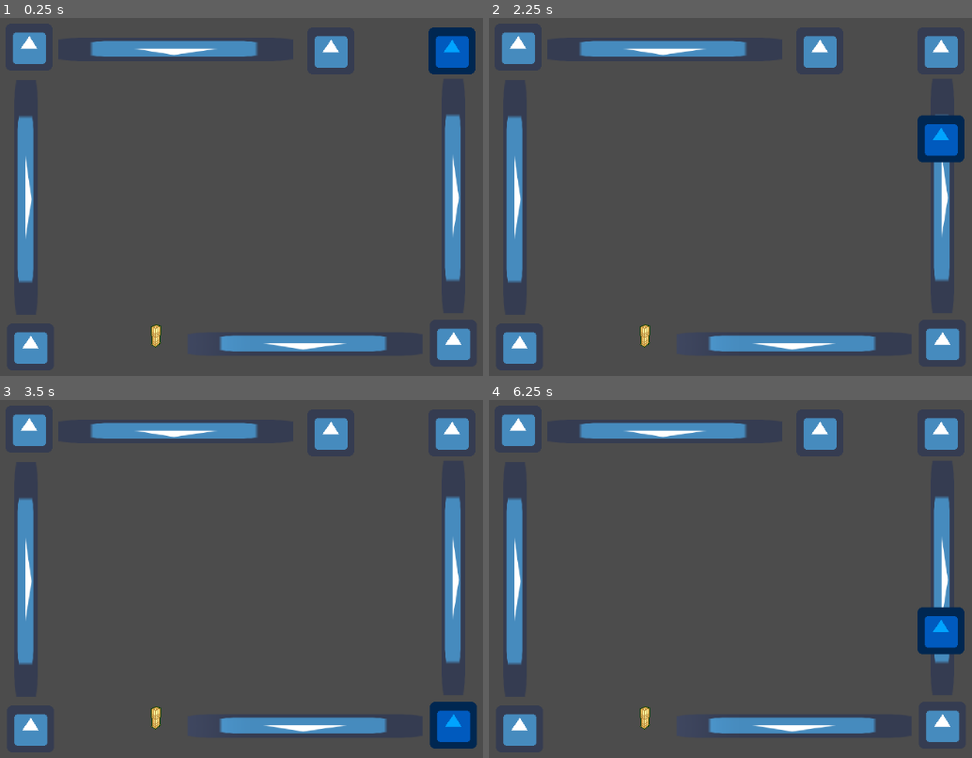
Above: before the commit, frames 1-4 (two rows, left to right).
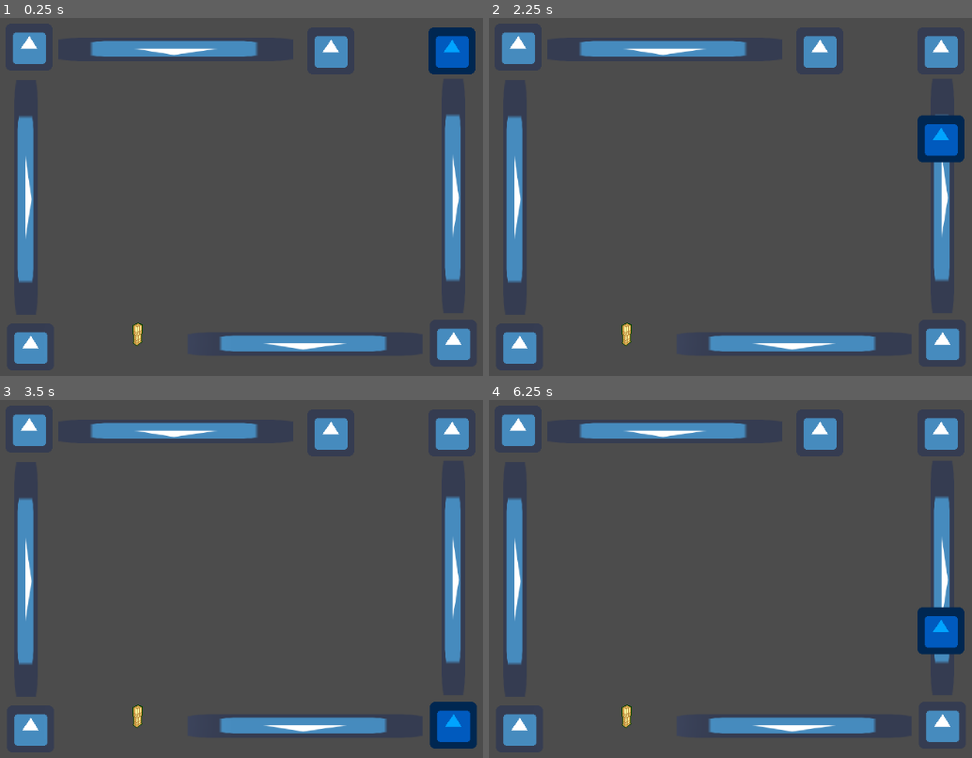
Above: after the commit, the same moments.

Repository: Triggered41/GoGodotJam
Game: Godot game, scene res://Levels/Node2D.tscn
Two runs of this game, one before a commit and one after it. Both use one fixed random seed, a clock stepped at 60 frames per second and the inputs below. The engine's default icon, where the game draws it, is replaced by a stand-in: a white triangle on a blue panel in a dark square.
Inputs (mouse positions are in pixels of both pictures, inside the frame that each line leads up to):
- Up to frame 1 (0.25 s): no input
- Up to frame 2 (2.25 s): tap Enter at 0.5, 2 s; move the mouse to (943, 50) at 0.52 s; hold Right (ui_right) 0.53-1.28 s; click (943, 50) at 0.6 s; tap Space at 1.25 s; move the mouse to (604, 225) at 1.27 s; hold Down (ui_down) 1.28-2.03 s; click (604, 225) at 1.35 s; move the mouse to (831, 107) at 2.02 s; hold Right (ui_right) from 2.03 s (still down); click (831, 107) at 2.1 s
- Up to frame 3 (3.5 s): move the mouse to (227, 675) at 2.77 s; release Right (ui_right) at 2.78 s; hold Up (ui_up) from 2.78 s (still down); click (227, 675) at 2.85 s
- Up to frame 4 (6.25 s): tap Space at 3.5, 5.75 s; move the mouse to (outside the picture) at 3.52 s; release Up (ui_up) at 3.53 s; hold Left (ui_left) 3.53-5.03 s; click (outside the picture) at 3.6 s; move the mouse to (532, 521) at 4.27 s; click (532, 521) at 4.35 s; tap Enter at 5 s; move the mouse to (793, 586) at 5.02 s; hold Down (ui_down) 5.03-5.78 s; click (793, 586) at 5.1 s; move the mouse to (643, 475) at 5.77 s; hold Right (ui_right) from 5.78 s (still down); click (643, 475) at 5.85 s

The runs differ from the first frame. In frame 1, 0.2% of the frame differs, in the area x 27-34%, y 85-93%; in frame 2, 0.2%; in frame 3, 0.2%; in frame 4, 0.2%.

Commit message:
fixed a merge error

Diff:
--- a/Levels/Node2D.tscn
+++ b/Levels/Node2D.tscn
@@ -25,7 +25,7 @@
 position = Vector2( 190, 495 )
 
 [node name="bulb" parent="Node2D" instance=ExtResource( 3 )]
-position = Vector2( 361, 490 )
+position = Vector2( 336, 488 )
 
 [node name="Wire2" parent="Node2D" instance=ExtResource( 4 )]
 position = Vector2( 766, 289 )
--- a/bulb.gd
+++ b/bulb.gd
@@ -21,11 +21,9 @@
 
 
 func _on_bulb_body_exited(body):
-	can_create = true
-	self.is_on = false
-
-	player = body
-	is_on = true
+	if body.is_in_group("player"):
+		can_create = true
+		self.is_on = false
 
 
 func bulb_state():
